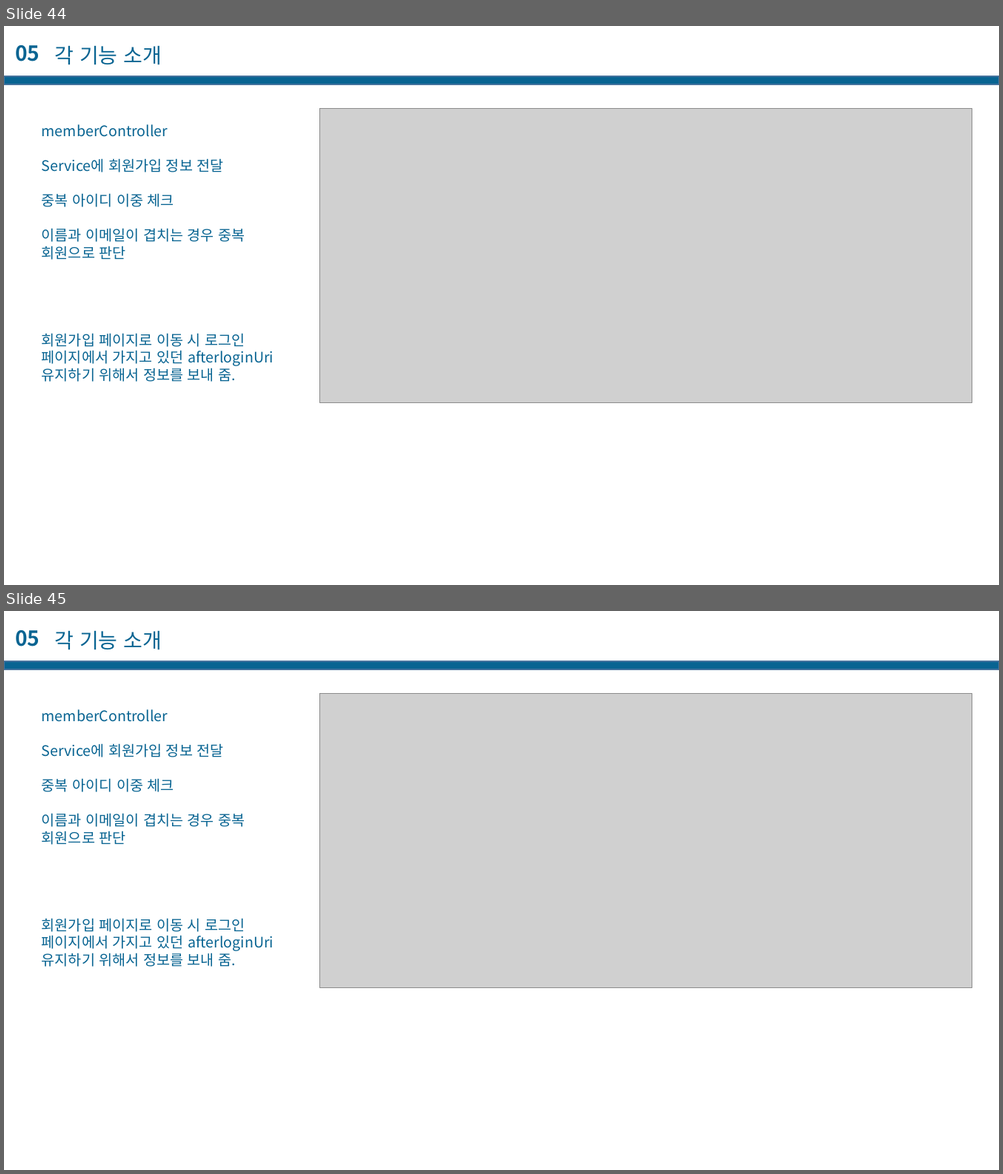
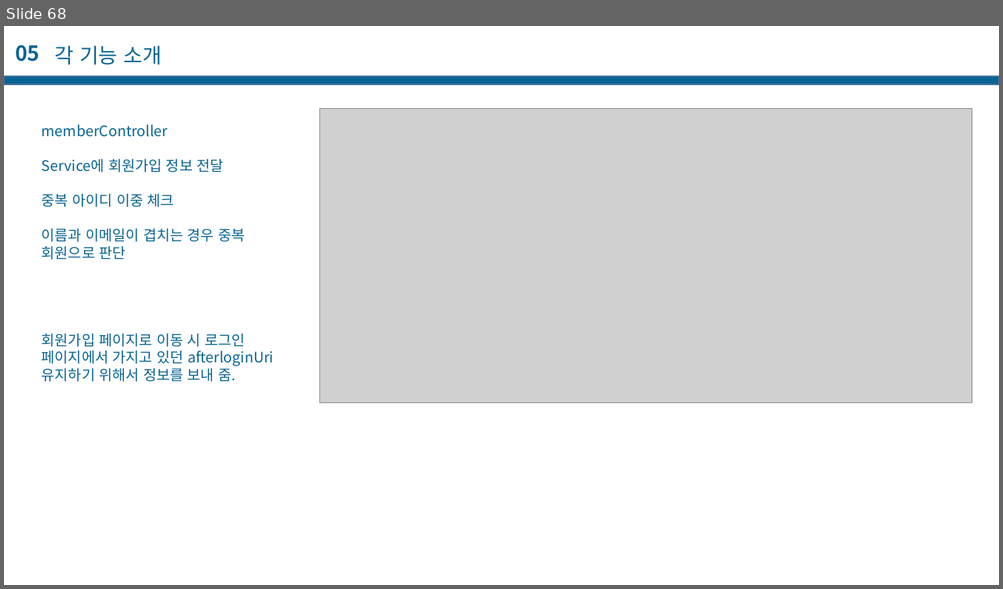
Before and after one commit to casatoo/EducationManager, a slide deck: 프로젝트 기술서.pptx. Shown one above the other, each under a label of ours: slides 44 and 45 before the commit, slide 68 after it. The pictures are 1003x1174 and 1003x589 pixels, drawn with LibreOffice and Linux fonts; fonts in the diff are those of the drawing; grey boxes stand for pictures. Boxes give left, top, right and bottom in pixels: in the first picture for what was removed or moved away, otherwise in the second. Text is boxed around its words. In the diff, an @@ line names an element or a change of style, - is before the commit and + after.

```diff
--- a/프로젝트 기술서.pptx
+++ b/프로젝트 기술서.pptx
@@ slide 45 removed at [4,611,999,1170], background #FFFFFF @@
@@ text removed at [15,630,40,647] @@
-05
@@ text removed at [54,630,162,650] @@
-각 기능 소개
@@ rectangle removed at [4,662,999,670] @@
@@ picture removed at [319,694,972,988] @@
@@ text removed at [42,709,273,967] @@
-memberController
-Service에 회원가입 정보 전달
-중복 아이디 이중 체크
-이름과 이메일이 겹치는 경우 중복 회원으로 판단
-회원가입 페이지로 이동 시 로그인 페이지에서 가지고 있던 afterloginUri 유지하기 위해서 정보를 보내 줌.
@@ what was slide 44 is now slide 68 @@
```
Also in this commit, not shown: 5 slides changed, 23 slides added, 1 other slide removed, 8 other files.
